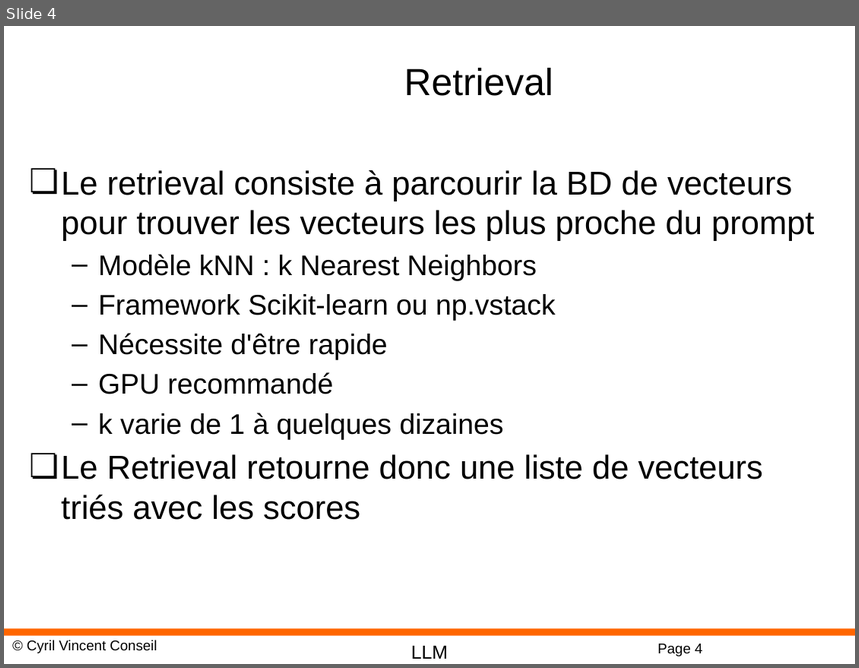
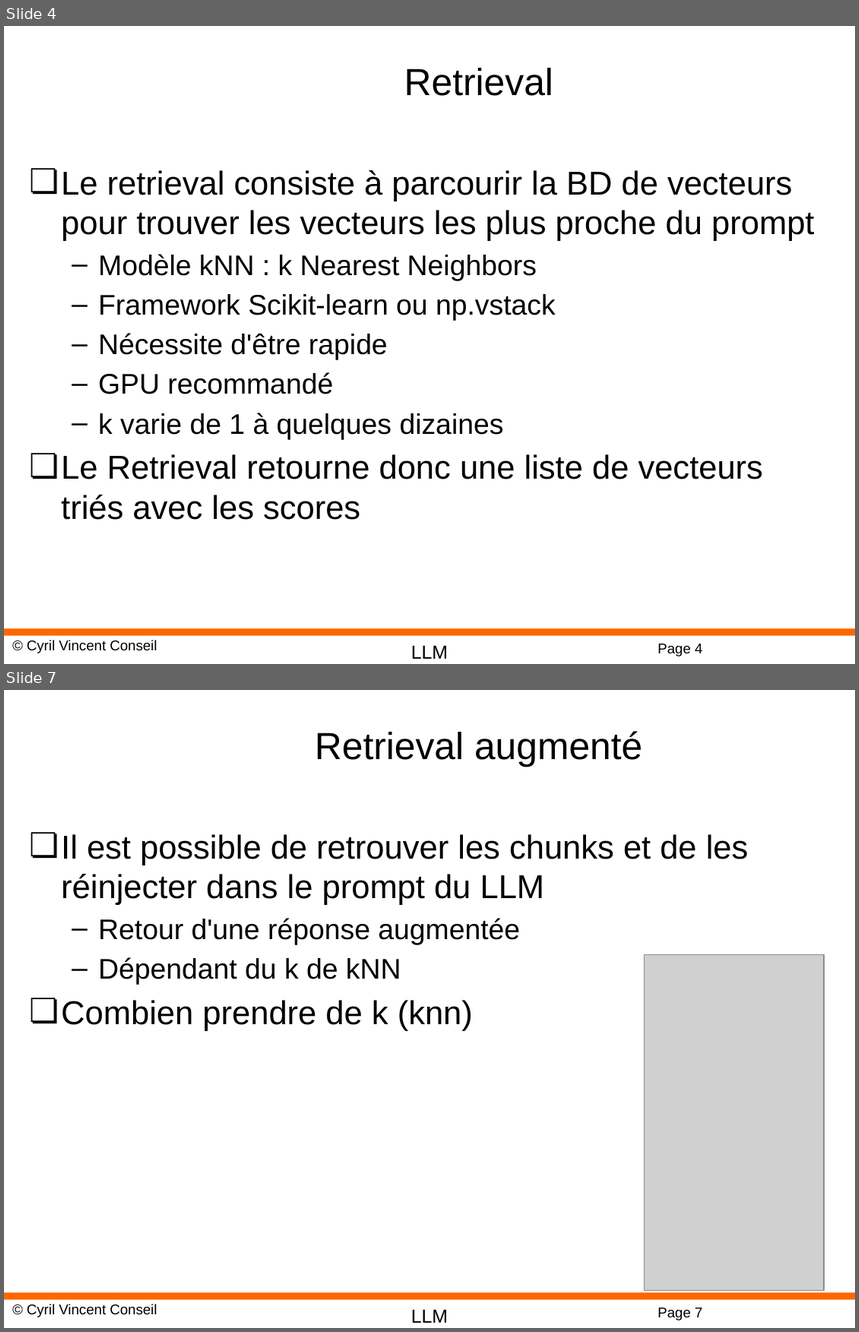
Before and after one commit to cyrilvincent/rag, a slide deck: ppt/RAG05-Retrieval.pptx. Shown one above the other, each under a label of ours: slide 4 before the commit, slides 4 and 7 after it; the slides between them are not shown. The pictures are 859x668 and 859x1332 pixels, drawn with LibreOffice and Linux fonts; fonts in the diff are those of the drawing; grey boxes stand for pictures; background and template pictures are left out. Boxes give left, top, right and bottom in pixels: in the first picture for what was removed or moved away, otherwise in the second. Text is boxed around its words. In the diff, an @@ line names an element or a change of style, - is before the commit and + after.

```diff
--- a/ppt/RAG05-Retrieval.pptx
+++ b/ppt/RAG05-Retrieval.pptx
@@ slide 7 added at [4,690,855,1328], background #FFFFFF; not listed: 4 template elements that a slide beside it also shows @@
@@ title added at [315,731,642,767], 32 pt, text #000000 @@
+Retrieval augmenté
@@ text added at [61,834,749,1031], 28 pt, text #000000 @@
+❏ Il est possible de retrouver les chunks et de les réinjecter dans le prompt du LLM
+  – Retour d'une réponse augmentée
+  – Dépendant du k de kNN
+❏ Combien prendre de k (knn)
@@ picture added at [644,954,824,1291] @@
```
Also in this commit, not shown: 3 slides changed, 1 slide removed, 31 other files.
